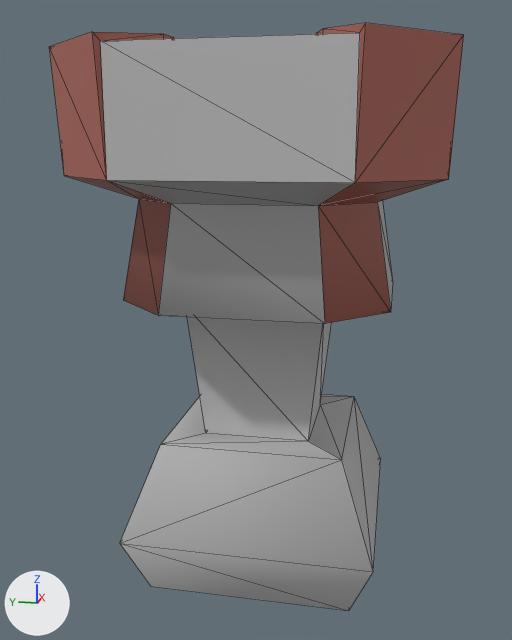
An edit to the FBX model Assets/Meshes/Cube_Aqua.fbx, drawn before and after from the same camera.
One viewpoint serves both versions: a 50 mm lens placed at (-0.02141, -0.04815, 0.00294), pointed at (-0.00289, -0.04445, -0.00169). The axes (+X, +Y, +Z) are drawn at lower left. The lights are the same throughout. Mesh edges are drawn as thin lines. Where no turn or scale is listed for an object, it has been applied to the vertices.

Names of what the first picture shows: 'Blop'.
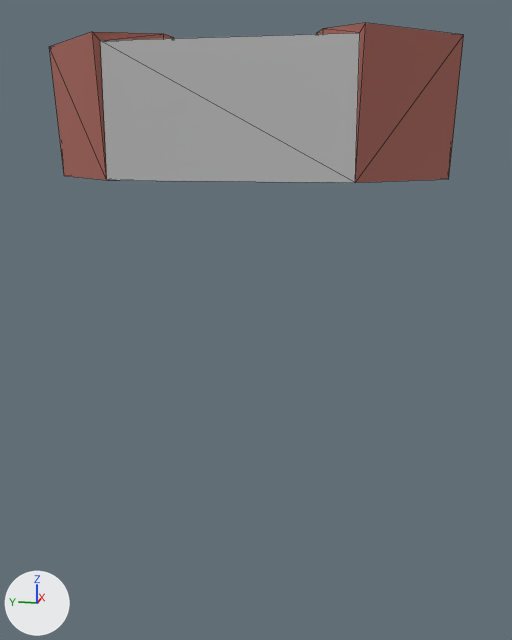
Pixel boxes (x1, y1, x2, y2) of what changed, in the pictures (512 x 640 px):
'Blop', reshaped (73% shorter): before (49, 23, 464, 611); after (49, 23, 464, 183)
part 1 of me_mesh, cut back: before (66, 176, 448, 611)

Patch to the scene script:
```diff
--- a/Assets/Meshes/Cube_Aqua.fbx.py
+++ b/Assets/Meshes/Cube_Aqua.fbx.py
@@ me_mesh @@
 # used by ob_blop; location = (-0.00283, -0.04472, 0.0036)
-me_mesh.from_pydata(...)  # 93 vertices, 182 faces; spans x -0.00454..0.00454, y -0.00454..0.00454, z -0.01214..0.00167
+me_mesh.from_pydata(...)  # 57 vertices, 110 faces; spans x -0.00454..0.00454, y -0.00454..0.00454, z -0.00136..0.00167
+# me_mesh part 1
+# 36 vertices are removed from x -0.00334..0.00334, y -0.00334..0.00334, z -0.01214..-0.00194
+# 78 faces are deleted
+# 6 new faces join them, mat_lambert26 (grey #bcbcbc)
 me_mesh.materials.append(mat_lambert23)
```
